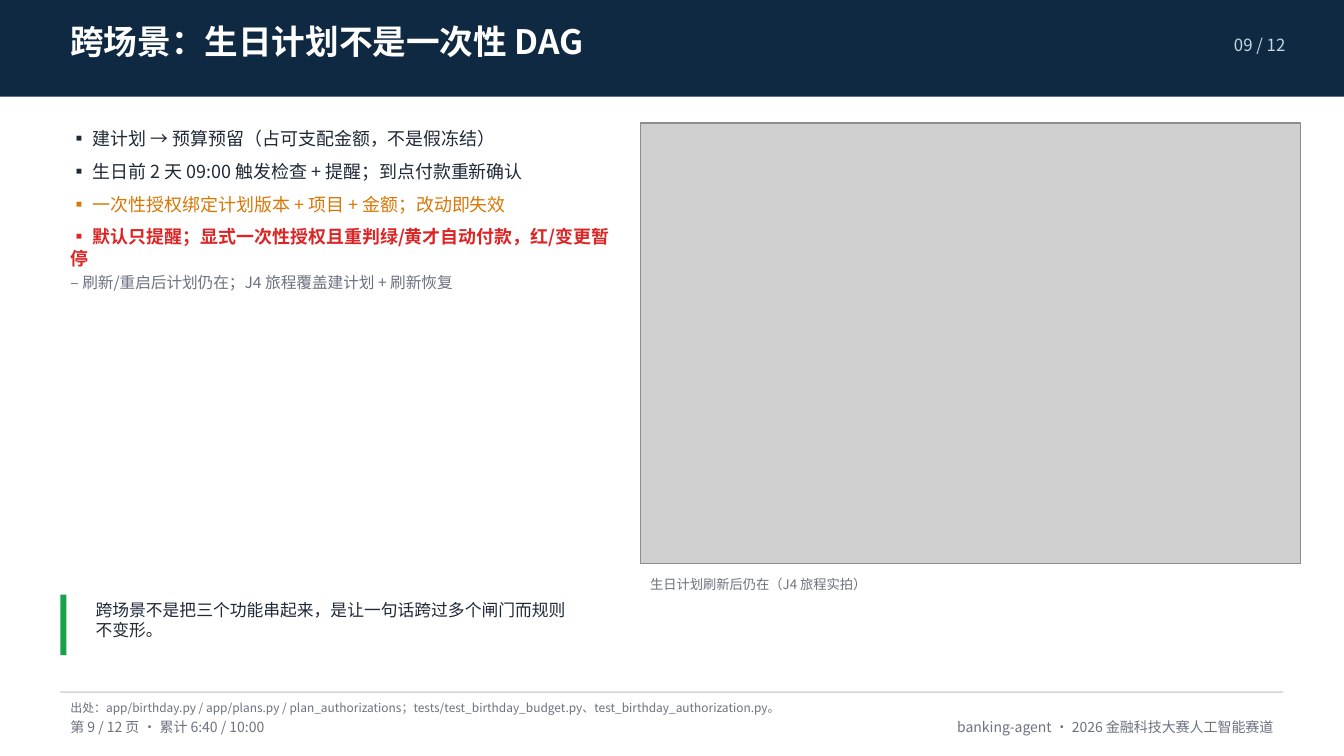
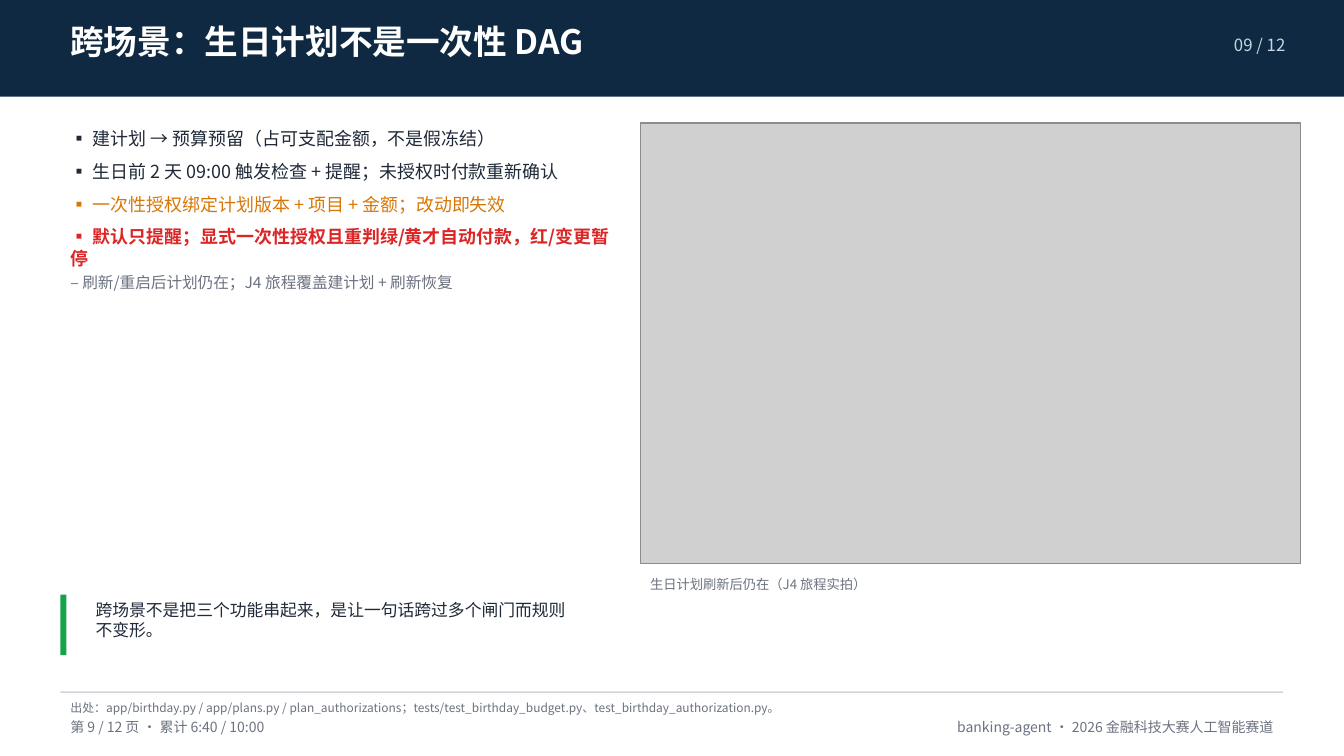
Before and after one commit to peng6yu/banking-agent, a slide deck: slide 9 of docs/交付/答辩PPT.pptx. Drawn at 1344x756 pixels with LibreOffice and Linux fonts; fonts in the diff are those of the drawing; grey boxes stand for pictures. Boxes give left, top, right and bottom in pixels: in the first picture for what was removed or moved away, otherwise in the second. Text is boxed around its words. In the diff, an @@ line names an element or a change of style, - is before the commit and + after.

Commit message:
docs: AIR 详细条目改为剩余工作；PPT 第 2/9 页口径同步
- D02/D05/D06/D13/D14 的「改造复杂度/验收」从待开发改为「已完成 + 剩余工作」
- D13 能力缺口改为「已有 80 例评估集/8 轮 A/B；缺 CI 阈值、延迟成本、人工抽样」
- PPT 第 2 页定位句、第 9 页生日计划条目补「模拟账本/未授权时重新确认」

```diff
--- a/docs/交付/答辩PPT.pptx
+++ b/docs/交付/答辩PPT.pptx
@@ text at bbox=[92, 163, 559, 181]: text changed @@
-▪ 生日前 2 天 09:00 触发检查 + 提醒；到点付款重新确认
+▪ 生日前 2 天 09:00 触发检查 + 提醒；未授权时付款重新确认
```
Also in this commit, not shown: 1 other slide changed, 4 other files.
